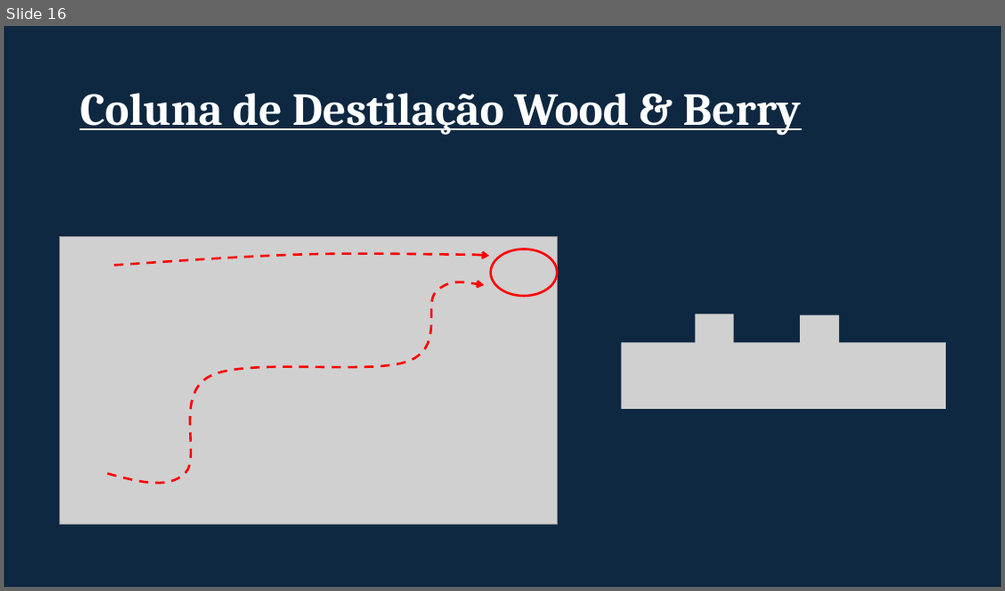
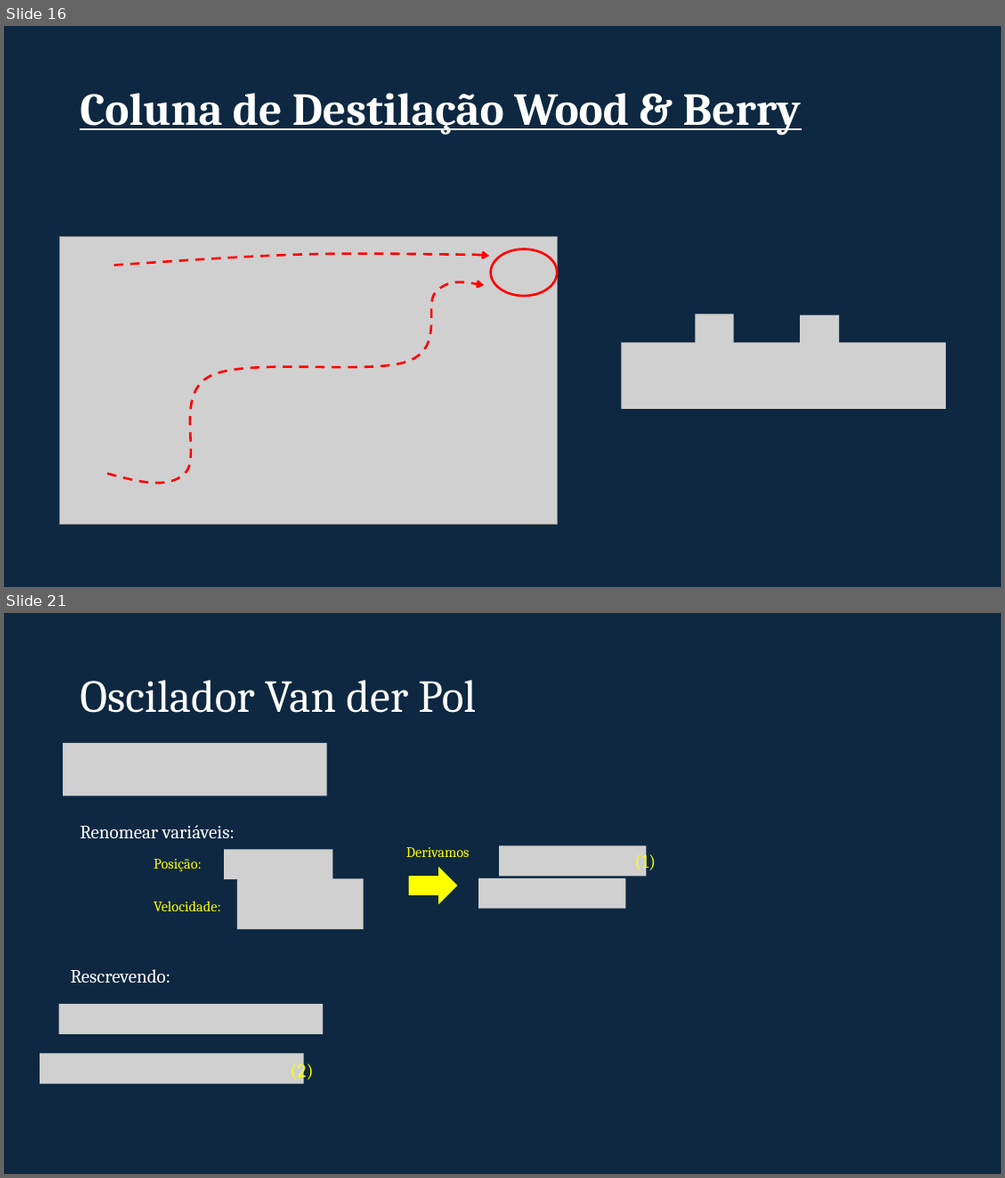
Before and after one commit to sergioacg/simulink-ep, a slide deck: Simulink.pptx. Shown one above the other, each under a label of ours: slide 16 before the commit, slides 16 and 21 after it; the slides between them are not shown. The pictures are 1005x591 and 1005x1178 pixels, drawn with LibreOffice and Linux fonts; fonts in the diff are those of the drawing; grey boxes stand for pictures; background and template pictures are left out. Boxes give left, top, right and bottom in pixels: in the first picture for what was removed or moved away, otherwise in the second. Text is boxed around its words. In the diff, an @@ line names an element or a change of style, - is before the commit and + after.

```diff
--- a/Simulink.pptx
+++ b/Simulink.pptx
@@ slide 21 added at [4,613,1001,1174], background #0E2841 @@
@@ title added at [80,680,476,713], 44 pt, text #FFFFFF @@
+Oscilador Van der Pol
@@ picture added at [63,743,327,796] @@
@@ text added at [80,825,235,838], 18 pt, text #FFFFFF @@
+Renomear variáveis:
@@ picture added at [224,850,333,879] @@
@@ text added at [406,847,469,857], 14 pt, text #FFFF00 @@
+Derivamos
@@ picture added at [499,845,647,876] @@
@@ text added at [635,850,656,872], 18 pt, text #FFFF00 @@
+(1)
@@ text added at [154,859,202,872], 14 pt, text #FFFF00 @@
+Posição:
@@ picture added at [237,878,364,929] @@
@@ right arrow added at [408,864,459,907], fill #FFFF00, outline #092A39 1.5 pt @@
@@ picture added at [479,878,626,908] @@
@@ text added at [154,900,221,911], 14 pt, text #FFFF00 @@
+Velocidade:
@@ text added at [71,969,171,982], 18 pt, text #FFFFFF @@
+Rescrevendo:
@@ picture added at [58,1004,323,1034] @@
@@ picture added at [40,1054,304,1084] @@
@@ text added at [291,1060,314,1082], 18 pt, text #FFFF00 @@
+(2)
```
Also in this commit, not shown: 3 other slides added, 10 other files.
